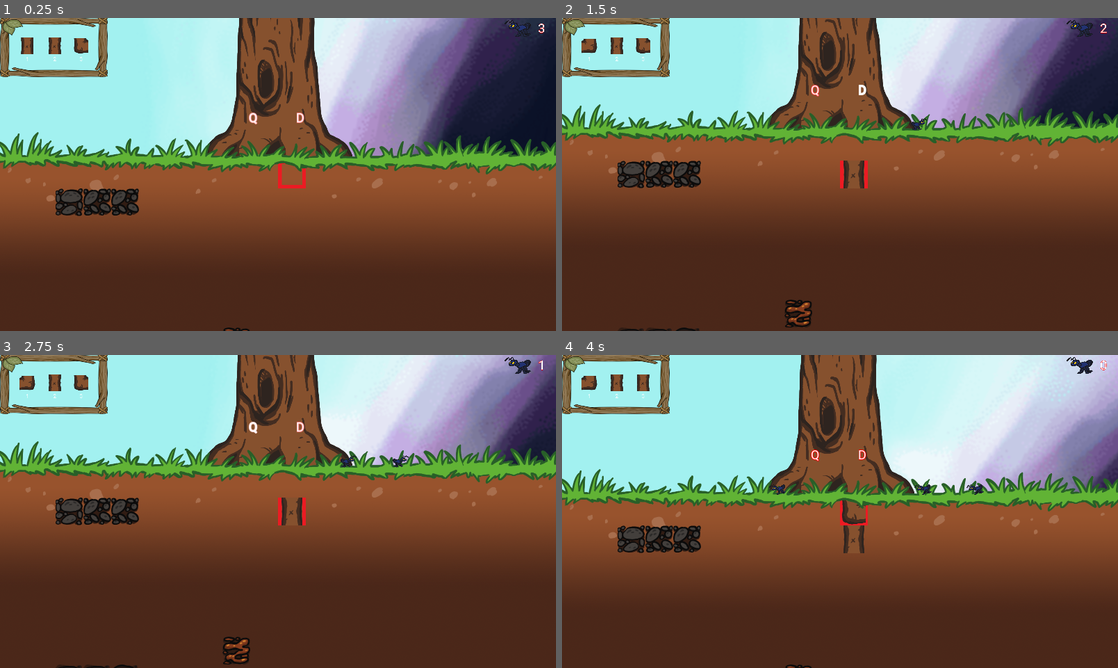
Above: before the commit, frames 1-4 (two rows, left to right).
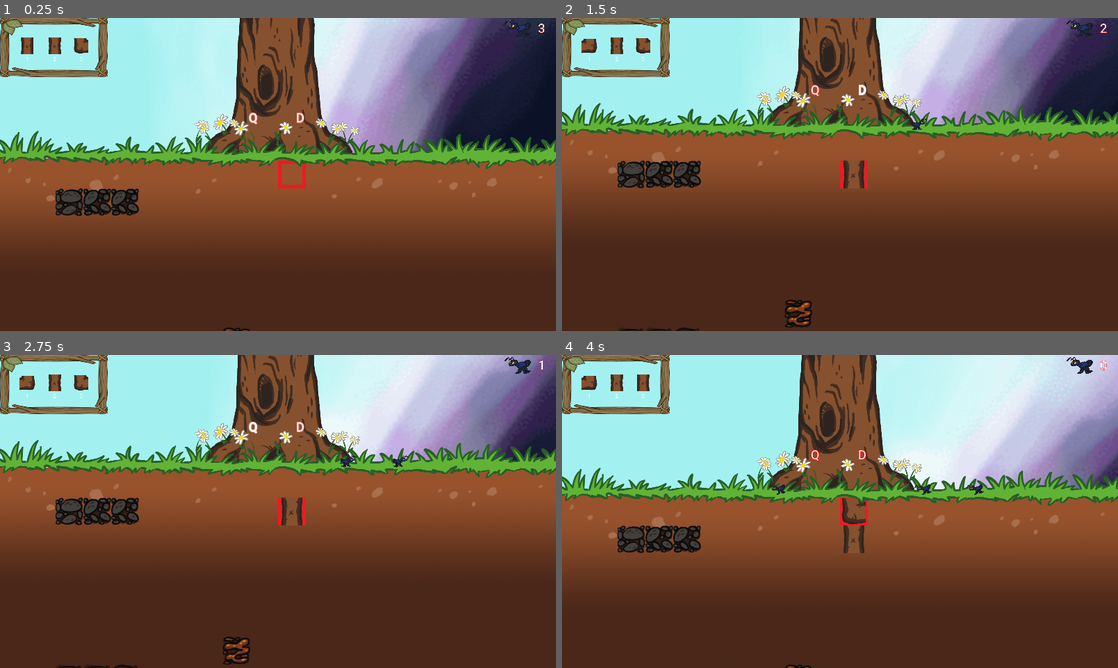
Above: after the commit, the same moments.

Repository: DEF-42/treeOfLife
Game: Godot game, scene res://Scenes/World.tscn
The game is run twice, just before and just after one commit, with the same random seed, the same clock (stepped at 60 frames per second) and the same inputs.
Inputs:
- Up to frame 1 (0.25 s): no input
- Up to frame 2 (1.5 s): tap Enter (ui_accept) at 0.5, 0.6, 0.77, 1.07 s; hold D (spawn_ally_right) 0.53-1.28 s; hold Down (ui_down) from 1.28 s (still down); tap Keypad 1 (first_root) at 1.35 s
- Up to frame 3 (2.75 s): tap Enter (ui_accept) at 1.52, 1.55, 1.82, 2.3 s; release Down (ui_down) at 2.03 s; hold D (spawn_ally_right) from 2.03 s (still down); tap Keypad 2 (second_root) at 2.1 s
- Up to frame 4 (4 s): release D (spawn_ally_right) at 2.78 s; hold Up (ui_up) 2.78-3.53 s; tap Keypad 3 (third_root) at 2.85 s; tap Enter (ui_accept) at 3.02, 3.05, 3.32, 3.6, 3.77 s; hold A (spawn_ally_left) from 3.53 s (still down)

The runs differ from the first frame. In frame 1, 6.8% of the frame differs, in the area x 0-100%, y 0-50%; in frame 2, 6.5%; in frame 3, 6.4%; in frame 4, 6.7%.

Commit message:
XP as a Globals

Diff:
--- a/Autoloads/GameBus.gd
+++ b/Autoloads/GameBus.gd
@@ -13,6 +13,7 @@
 # True = Jour, False = Nuit
 var day_cycle_state: bool = true setget set_day_cycle_state, get_day_cycle_state
 var tree_hp: int = 3 setget set_tree_hp, get_tree_hp
+var tree_xp: int = 0 setget set_tree_xp, get_tree_xp
 var sediments: int = 0
 
 var cell_size: Vector2 = Vector2(80, 80)
@@ -44,6 +45,12 @@
 		tree_hp = val
 func get_tree_hp() -> int:
 	return tree_hp
+
+func set_tree_xp(val: int):
+	if val != tree_xp:
+		tree_xp = val
+func get_tree_xp() -> int:
+	return tree_xp
 
 
 ### FUNCTIONS ###
--- a/Scenes/Outside/Tree.tscn
+++ b/Scenes/Outside/Tree.tscn
@@ -1,9 +1,10 @@
-[gd_scene load_steps=8 format=2]
+[gd_scene load_steps=9 format=2]
 
 [ext_resource path="res://Assets/Outside/Arbre/grosArbre.png" type="Texture" id=1]
 [ext_resource path="res://Assets/Outside/herbe.png" type="Texture" id=2]
 [ext_resource path="res://Scripts/Outside/Tree.gd" type="Script" id=3]
 [ext_resource path="res://Sounds/Outside/crack-3.wav" type="AudioStream" id=4]
+[ext_resource path="res://Assets/Outside/Fleurs/fleur04.png" type="Texture" id=5]
 
 [sub_resource type="Animation" id=2]
 length = 0.001
@@ -53,6 +54,11 @@
 anims/RESET = SubResource( 2 )
 anims/hurt = SubResource( 3 )
 
+[node name="Fleurs" type="Sprite" parent="ArbreArea/Arbre"]
+position = Vector2( -2.66667, 172 )
+scale = Vector2( 0.75, 0.75 )
+texture = ExtResource( 5 )
+
 [node name="CollisionShape2D" type="CollisionShape2D" parent="ArbreArea"]
 position = Vector2( -1, -3 )
 shape = SubResource( 1 )
--- a/Scenes/World.tscn
+++ b/Scenes/World.tscn
@@ -202,8 +202,7 @@
 position = Vector2( 0, 500 )
 
 [node name="Tree" parent="." instance=ExtResource( 3 )]
-position = Vector2( 800, 233 )
-scale = Vector2( 1, 1.1 )
+position = Vector2( 800, 246 )
 
 [node name="AllySpawners" type="Node2D" parent="."]
 script = ExtResource( 9 )
--- a/Scripts/World.gd
+++ b/Scripts/World.gd
@@ -3,7 +3,6 @@
 
 var battle := preload("res://Scenes/Outside/Battle.tscn")
 var battleSpawner: Node2D
-var experience: int = 0
 var experience_step: int = 10
 
 var rng = RandomNumberGenerator.new()
@@ -59,5 +58,5 @@
 		$ExperienceTick.start()
 
 func _on_experience_tick():
-	experience = experience + (experience_step * GAME.sediments)
-	print("de l'exp !", experience)
+	GAME.set_tree_xp(GAME.get_tree_xp() + (experience_step * GAME.sediments))
+	print("de l'exp !", GAME.get_tree_xp())
--- a/project.godot
+++ b/project.godot
@@ -33,6 +33,21 @@
 
 [input]
 
+numpad_1={
+"deadzone": 0.5,
+"events": [ Object(InputEventKey,"resource_local_to_scene":false,"resource_name":"","device":0,"alt":false,"shift":false,"control":false,"meta":false,"command":false,"pressed":false,"scancode":0,"physical_scancode":16777351,"unicode":0,"echo":false,"script":null)
+ ]
+}
+numpad_2={
+"deadzone": 0.5,
+"events": [ Object(InputEventKey,"resource_local_to_scene":false,"resource_name":"","device":0,"alt":false,"shift":false,"control":false,"meta":false,"command":false,"pressed":false,"scancode":0,"physical_scancode":16777352,"unicode":0,"echo":false,"script":null)
+ ]
+}
+numpad_3={
+"deadzone": 0.5,
+"events": [ Object(InputEventKey,"resource_local_to_scene":false,"resource_name":"","device":0,"alt":false,"shift":false,"control":false,"meta":false,"command":false,"pressed":false,"scancode":0,"physical_scancode":16777353,"unicode":0,"echo":false,"script":null)
+ ]
+}
 first_root={
 "deadzone": 0.5,
 "events": [ Object(InputEventKey,"resource_local_to_scene":false,"resource_name":"","device":0,"alt":false,"shift":false,"control":false,"meta":false,"command":false,"pressed":false,"scancode":0,"physical_scancode":16777351,"unicode":0,"echo":false,"script":null)
@@ -48,6 +63,11 @@
 "events": [ Object(InputEventKey,"resource_local_to_scene":false,"resource_name":"","device":0,"alt":false,"shift":false,"control":false,"meta":false,"command":false,"pressed":false,"scancode":0,"physical_scancode":16777353,"unicode":0,"echo":false,"script":null)
  ]
 }
+rotate_roots={
+"deadzone": 0.5,
+"events": [ Object(InputEventKey,"resource_local_to_scene":false,"resource_name":"","device":0,"alt":false,"shift":false,"control":false,"meta":false,"command":false,"pressed":false,"scancode":0,"physical_scancode":16777350,"unicode":0,"echo":false,"script":null)
+ ]
+}
 spawn_ally_left={
 "deadzone": 0.5,
 "events": [ Object(InputEventKey,"resource_local_to_scene":false,"resource_name":"","device":0,"alt":false,"shift":false,"control":false,"meta":false,"command":false,"pressed":false,"scancode":0,"physical_scancode":65,"unicode":0,"echo":false,"script":null)
@@ -58,26 +78,6 @@
 "events": [ Object(InputEventKey,"resource_local_to_scene":false,"resource_name":"","device":0,"alt":false,"shift":false,"control":false,"meta":false,"command":false,"pressed":false,"scancode":0,"physical_scancode":68,"unicode":0,"echo":false,"script":null)
  ]
 }
-numpad_1={
-"deadzone": 0.5,
-"events": [ Object(InputEventKey,"resource_local_to_scene":false,"resource_name":"","device":0,"alt":false,"shift":false,"control":false,"meta":false,"command":false,"pressed":false,"scancode":0,"physical_scancode":16777351,"unicode":0,"echo":false,"script":null)
- ]
-}
-numpad_2={
-"deadzone": 0.5,
-"events": [ Object(InputEventKey,"resource_local_to_scene":false,"resource_name":"","device":0,"alt":false,"shift":false,"control":false,"meta":false,"command":false,"pressed":false,"scancode":0,"physical_scancode":16777352,"unicode":0,"echo":false,"script":null)
- ]
-}
-numpad_3={
-"deadzone": 0.5,
-"events": [ Object(InputEventKey,"resource_local_to_scene":false,"resource_name":"","device":0,"alt":false,"shift":false,"control":false,"meta":false,"command":false,"pressed":false,"scancode":0,"physical_scancode":16777353,"unicode":0,"echo":false,"script":null)
- ]
-}
-rotate_roots={
-"deadzone": 0.5,
-"events": [ Object(InputEventKey,"resource_local_to_scene":false,"resource_name":"","device":0,"alt":false,"shift":false,"control":false,"meta":false,"command":false,"pressed":false,"scancode":0,"physical_scancode":16777350,"unicode":0,"echo":false,"script":null)
- ]
-}
 
 [physics]
 
